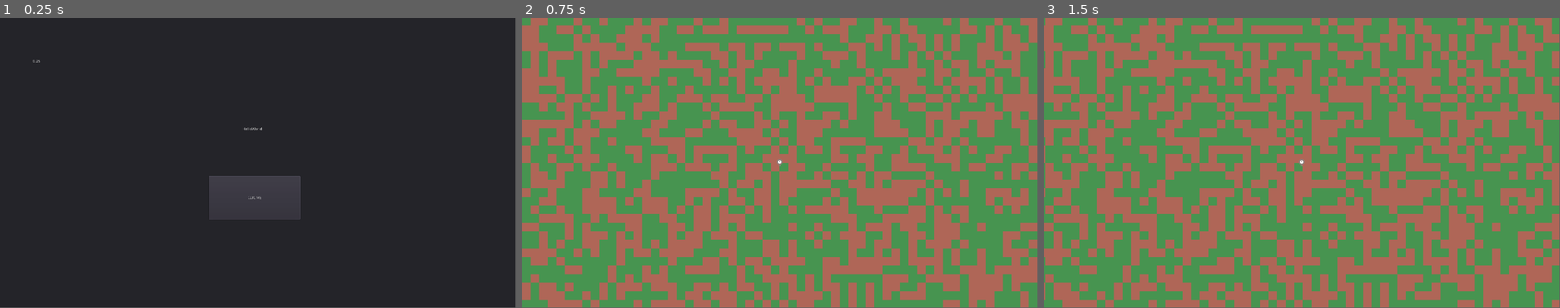
Above: before the commit, frames 1-3 (left to right).
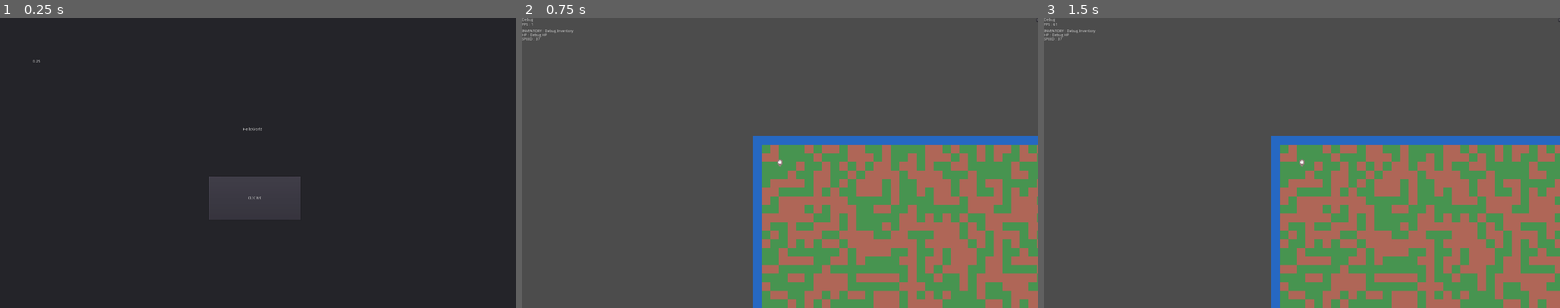
Above: after the commit, the same moments.

Repository: Nevosis/hordesGodot
Game: Godot game, scene res://HelloWorld.tscn
Two runs of this game, one before a commit and one after it. Both use one fixed random seed, a clock stepped at 60 frames per second and the inputs below.
Inputs (mouse positions are in pixels of both pictures, inside the frame that each line leads up to):
- Up to frame 1 (0.25 s): no input
- Up to frame 2 (0.75 s): click "CLIC ME" at 0.5 s
- Up to frame 3 (1.5 s): tap Enter at 1.25 s; move the mouse to (1415, 148) at 1.27 s; hold Right (ui_right) from 1.28 s (still down); click (1415, 148) at 1.42 s
In our replay, the window is 799x449 before the commit and 800x450 after it. These sizes can differ from the game's own. Grey fills any space a smaller window leaves; there, only what the larger window draws over its background counts as a difference.

The runs differ from the first frame. In frame 1, less than 0.1% of the frame differs, in the area x 6-59%, y 14-63%; in frame 2, 86%, in the area x 0-100%, y 0-100%; in frame 3, 86%.

Commit message:
Water collision, debug app

Diff:
--- /dev/null
+++ b/App/App.gd
@@ -0,0 +1,9 @@
+extends Node2D
+
+var OpenWorld = preload("res://OpenWorld/OpenWorld.tscn")
+var debugNode
+
+func _ready():
+	debugNode = get_node("CanvasLayer/Control/Logs")
+	add_child(OpenWorld.instance())
+	pass
--- /dev/null
+++ b/App/App.tscn
@@ -0,0 +1,15 @@
+[gd_scene load_steps=3 format=2]
+
+[ext_resource path="res://App/App.gd" type="Script" id=1]
+[ext_resource path="res://App/Debug/Debug.tscn" type="PackedScene" id=2]
+
+[node name="App" type="Node2D"]
+script = ExtResource( 1 )
+
+[node name="CanvasLayer" type="CanvasLayer" parent="."]
+
+[node name="Control" parent="CanvasLayer" instance=ExtResource( 2 )]
+anchor_right = 0.0
+anchor_bottom = 0.0
+margin_right = 1925.0
+margin_bottom = 1077.0
--- /dev/null
+++ b/App/Debug/Debug.gd
@@ -0,0 +1,11 @@
+extends Control
+
+
+# Declare member variables here. Examples:
+# var a = 2
+# var b = "text"
+
+
+# Called every frame. 'delta' is the elapsed time since the previous frame.
+func _process(delta):
+	get_node("FPS").text = "FPS : " + str(Engine.get_frames_per_second())
--- /dev/null
+++ b/App/Debug/Debug.tscn
@@ -0,0 +1,41 @@
+[gd_scene load_steps=3 format=2]
+
+[ext_resource path="res://App/Debug/Debug.gd" type="Script" id=1]
+[ext_resource path="res://App/Debug/Logs.gd" type="Script" id=2]
+
+[node name="Debug" type="Control"]
+anchor_right = 1.0
+anchor_bottom = 1.0
+margin_right = 4.0
+margin_bottom = -6.0
+script = ExtResource( 1 )
+__meta__ = {
+"_edit_use_anchors_": false
+}
+
+[node name="DebugLabel" type="RichTextLabel" parent="."]
+anchor_right = 1.0
+anchor_bottom = 1.0
+margin_bottom = -1061.0
+text = "Debug
+"
+__meta__ = {
+"_edit_use_anchors_": false
+}
+
+[node name="FPS" type="RichTextLabel" parent="."]
+margin_top = 18.0
+margin_right = 1052.0
+margin_bottom = 41.0
+__meta__ = {
+"_edit_use_anchors_": false
+}
+
+[node name="Logs" type="RichTextLabel" parent="."]
+margin_top = 42.0
+margin_right = 1913.0
+margin_bottom = 1077.0
+script = ExtResource( 2 )
+__meta__ = {
+"_edit_use_anchors_": false
+}
--- /dev/null
+++ b/App/Debug/Logs.gd
@@ -0,0 +1,14 @@
+extends RichTextLabel
+
+var inventory = "Debug Inventory"
+var hp = "Debug HP"
+var speed = 0
+
+func showVar(label, ref):
+	text += label + " : " + ref + "\n"
+
+func _process(delta):
+	text = ""
+	showVar("INVENTORY", inventory)
+	showVar("HP", hp)
+	showVar("SPEED", str(speed))
--- a/BasicTerrain/Water/Water.tscn
+++ b/BasicTerrain/Water/Water.tscn
@@ -3,18 +3,14 @@
 [ext_resource path="res://BasicTerrain/Assets/Water16x16.png" type="Texture" id=1]
 
 [sub_resource type="RectangleShape2D" id=1]
-extents = Vector2( 8.04553, 7.9864 )
+extents = Vector2( 7.99311, 8.076 )
 
-[node name="Water" type="Sprite" groups=[
-"Terrain",
-]]
+[node name="StaticBody2D" type="StaticBody2D"]
+
+[node name="Sprite" type="Sprite" parent="."]
 texture = ExtResource( 1 )
 centered = false
 
-[node name="Area2D" type="Area2D" parent="."]
-collision_layer = 3
-collision_mask = 3
-
-[node name="CollisionShape2D" type="CollisionShape2D" parent="Area2D"]
+[node name="CollisionShape2D" type="CollisionShape2D" parent="."]
 position = Vector2( 8, 8 )
 shape = SubResource( 1 )
--- a/HelloWorld.gd
+++ b/HelloWorld.gd
@@ -4,4 +4,4 @@
 	get_node("Button").connect("pressed", self, "_on_Button_pressed")
 
 func _on_Button_pressed():
-	get_tree().change_scene("res://OpenWorld/OpenWorld.tscn")
+	get_tree().change_scene("res://App/App.tscn")
--- a/OpenWorld/OpenWorld.gd
+++ b/OpenWorld/OpenWorld.gd
@@ -3,10 +3,12 @@
 export var xMax = 100
 export var yMax = 100
 
-var player = preload("res://PlayerKinematic/PlayerK.tscn")
+
 var dirtScn = preload("res://BasicTerrain/Dirt/Dirt.tscn")
 var grassScn = preload("res://BasicTerrain/Grass/Grass.tscn")
 var waterScn = preload("res://BasicTerrain/Water/Water.tscn")
+var player = preload("res://PlayerKinematic/PlayerK.tscn")
+
 var playerInstance
 
 # Called when the node enters the scene tree for the first time.
@@ -22,8 +24,9 @@
 				nodeTerrain = grassScn.instance()
 			nodeTerrain.position = Vector2(i*16,j*16)
 			add_child(nodeTerrain)
+
 	playerInstance = player.instance()
-	playerInstance.position = Vector2(xMax/2*16,yMax/2*16)
+	playerInstance.position = Vector2(50, 50)
 	add_child(playerInstance)
 
 	for x in get_children():
@@ -32,14 +35,11 @@
 				x.connect("body_entered", self, "_on_Grass_entered")
 			elif x.filename.find("Dirt") >= 0:
 				x.connect("body_entered", self, "_on_Dirt_entered")
-			elif x.filename.find("Water") >= 0:
-				x.connect("body_entered", self, "_on_Water_entered")
 
-func _on_Grass_entered(body):
+func _on_Grass_entered(_body):
+	print("grass")
 	playerInstance._on_grass()
 
-func _on_Dirt_entered(body):
+func _on_Dirt_entered(_body):
+	print("dirt")
 	playerInstance._on_dirt()
-
-func _on_Water_entered(body):
-	print("On water, et ouais gros ya pas encore de collision !!")
--- a/PlayerKinematic/Camera2D.gd
+++ b/PlayerKinematic/Camera2D.gd
@@ -1,4 +1,5 @@
 extends Camera2D
+
 
 export var currentZoomIndex = 2
 export var zoomValues = [0.1, 0.3, 0.5, 0.7, 1.1, 1.5, 2, 2.8, 3.7, 4.8, 6, 7.5, 9.5, 12, 15, 18, 23, 28, 35, 50]
--- a/PlayerKinematic/PlayerK.gd
+++ b/PlayerKinematic/PlayerK.gd
@@ -1,12 +1,7 @@
 extends KinematicBody2D
-
 
 export var defaultSpeed = 75
 var speed = defaultSpeed
-# Declare member variables here. Examples:
-# var a = 2
-# var b = "text"
-
 
 func _physics_process(delta):
 	var velocity = Vector2()  # The player's movement vector.
@@ -22,15 +17,15 @@
 	if velocity.length() > 0:
 		velocity = velocity.normalized() * speed
 	move_and_slide(velocity)
-
-
+	var app = get_node("/root/App")
+	if app:
+		app.debugNode.speed = speed
+		print(app)
 
 
 func _on_dirt():
-	print("onDirt")
 	speed = defaultSpeed / 2
 
 
 func _on_grass():
-	print("onGrass")
 	speed = defaultSpeed
--- a/PlayerKinematic/PlayerK.tscn
+++ b/PlayerKinematic/PlayerK.tscn
@@ -9,14 +9,14 @@
 
 [sub_resource type="SpriteFrames" id=1]
 animations = [ {
+"frames": [ ExtResource( 1 ), ExtResource( 3 ) ],
+"loop": true,
+"name": "Up",
+"speed": 5.0
+}, {
 "frames": [ ExtResource( 2 ), ExtResource( 4 ) ],
 "loop": true,
 "name": "Walk",
-"speed": 5.0
-}, {
-"frames": [ ExtResource( 1 ), ExtResource( 3 ) ],
-"loop": true,
-"name": "Up",
 "speed": 5.0
 } ]
 
--- a/project.godot
+++ b/project.godot
@@ -24,7 +24,8 @@
 window/size/width=1920
 window/size/height=1080
 window/size/borderless=true
-window/stretch/aspect="keep"
+window/stretch/mode="viewport"
+window/stretch/aspect="expand"
 
 [memory]
 
